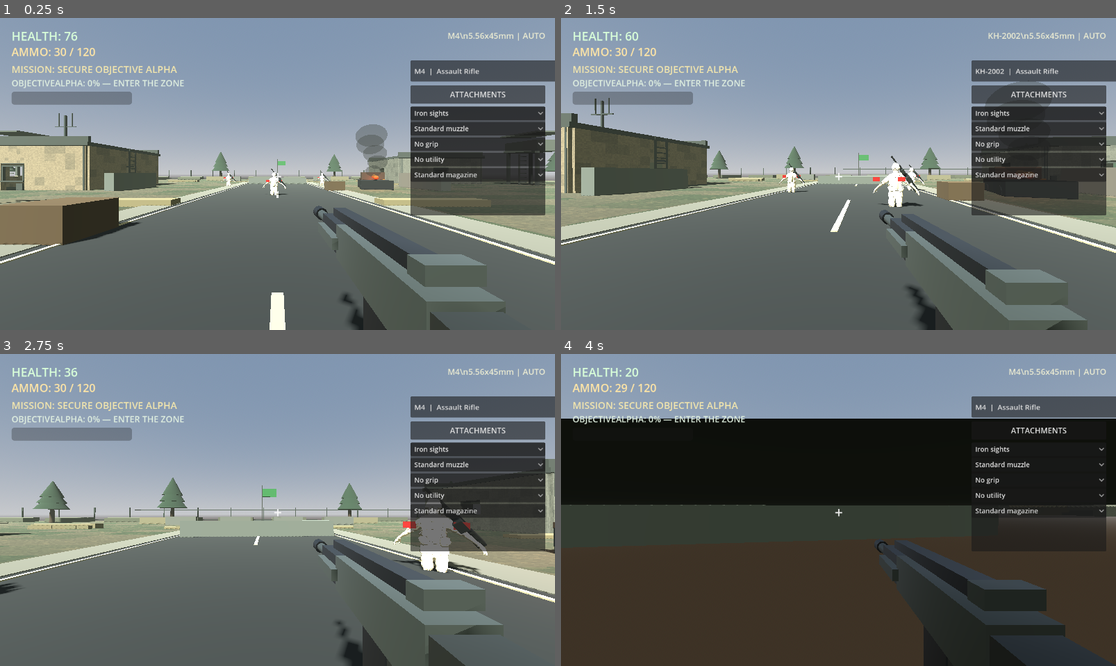
Above: before the commit, frames 1-4 (two rows, left to right).
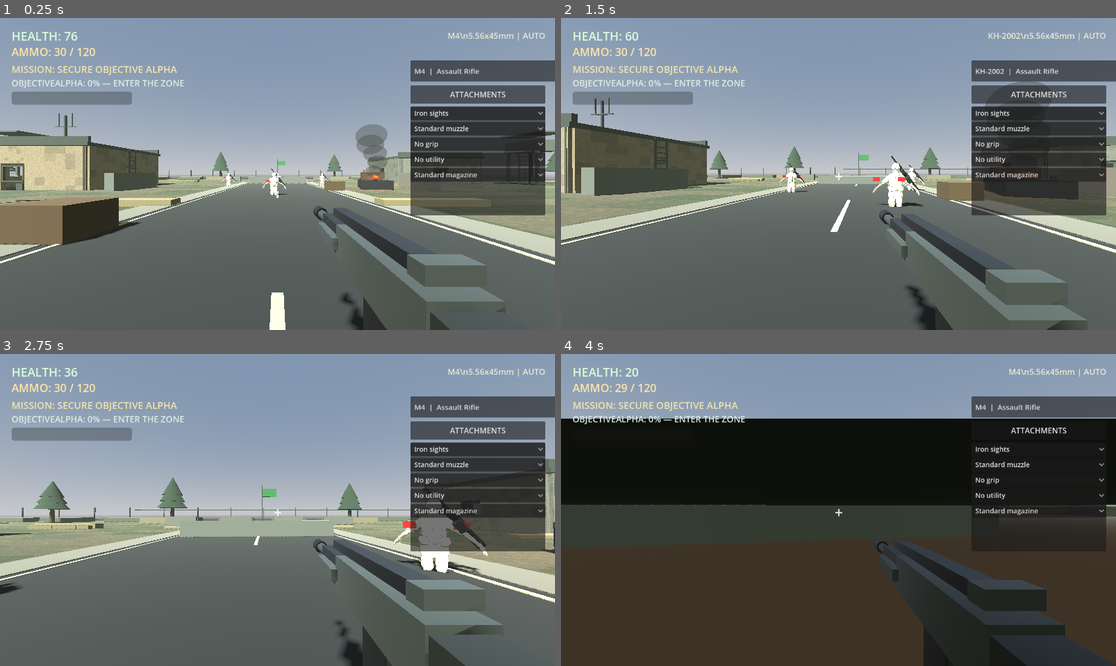
Above: after the commit, the same moments.

Repository: leefortine86-eng/Hunger-For-War
Game: Godot game, scene res://scenes/main.tscn
The game is run twice, just before and just after one commit, with the same random seed, the same clock (stepped at 60 frames per second) and the same inputs.
Inputs (mouse positions are in pixels of both pictures, inside the frame that each line leads up to):
- Up to frame 1 (0.25 s): no input
- Up to frame 2 (1.5 s): tap Enter at 0.5 s; move the mouse to (866, 174) at 0.52 s; hold W (move_forward) from 0.53 s (still down); tap R at 0.6 s; click (866, 174) at 0.67 s; tap Space at 0.77 s; move the mouse to (810, 174) at 1.27 s; tap Q at 1.35 s
- Up to frame 3 (2.75 s): keep holding W (move_forward); tap Space at 1.52 s; move the mouse to (288, 503) at 2.02 s; tap E at 2.1 s
- Up to frame 4 (4 s): keep holding W (move_forward); move the mouse to (832, 516) at 2.77 s; tap Shift at 2.85 s; click (832, 516) at 2.92 s; tap Space at 3.02, 3.77 s; move the mouse to (877, 513) at 3.52 s; hold Z from 3.53 s (still down)

The runs differ from the first frame. In frame 1, less than 0.1% of the frame differs, in the area x 39-60%, y 49-55%; in frame 2, less than 0.1%; in frame 3, less than 0.1%, in the area x 1-88%, y 47-76%; in frame 4, nothing differs.

Commit message:
Stabilize rifle-bearing arms during movement

Diff:
--- a/scripts/glb_soldier_animator.gd
+++ b/scripts/glb_soldier_animator.gd
@@ -181,7 +181,9 @@
                     shoulder_pitch = -0.04
                 if dead:
                     shoulder_pitch = 0.55
-                offset = Quaternion.from_euler(Vector3(shoulder_pitch - swing * 0.12, 0.0, shoulder_roll))
+                # Keep the rifle-bearing arms stable during locomotion; swinging them
+                # independently makes the weapon float away from the hands.
+                offset = Quaternion.from_euler(Vector3(shoulder_pitch, 0.0, shoulder_roll))
             "forearm":
                 # Both elbows tuck inward to support the rifle; the left forearm
                 # reaches farther toward the handguard than the firing arm.
